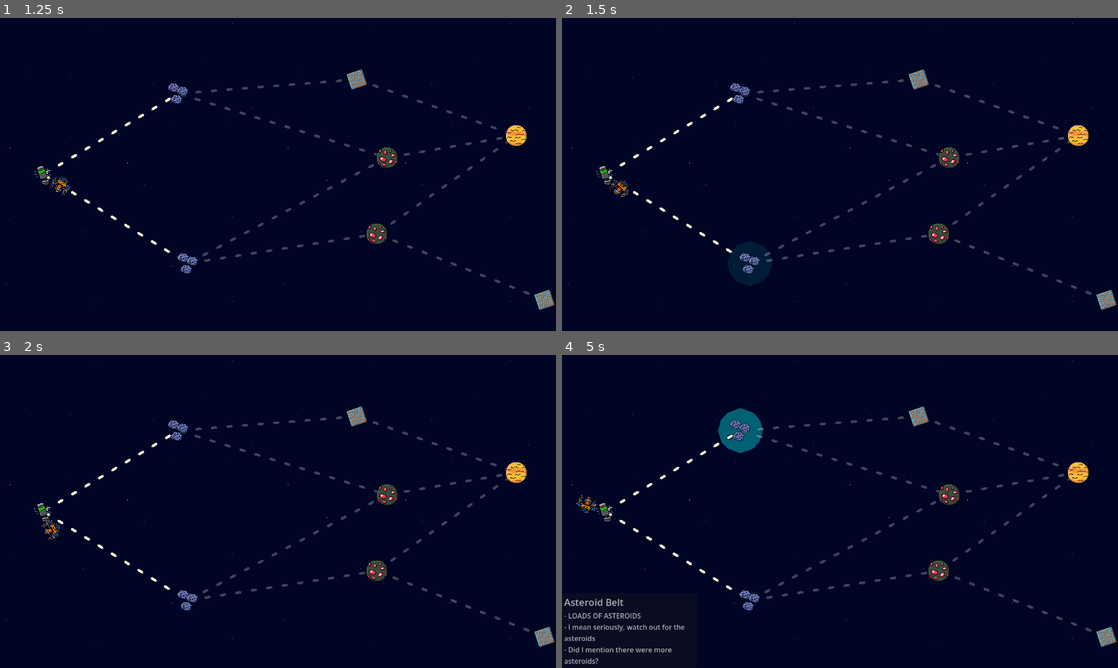
Above: before the commit, frames 1-4 (two rows, left to right).
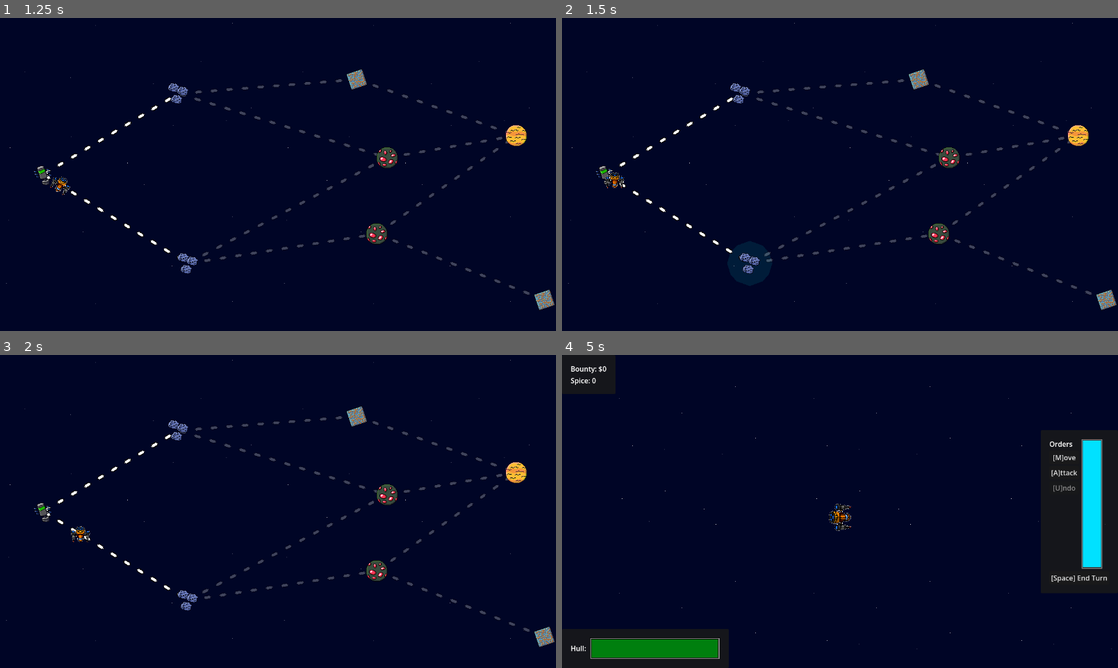
Above: after the commit, the same moments.

Repository: Sadathy/Wild-Jam-93
Game: Godot game, scene res://Scenes/main.tscn
Two runs of this game, one before a commit and one after it. Both use one fixed random seed, a clock stepped at 60 frames per second and the inputs below.
Inputs (mouse positions are in pixels of both pictures, inside the frame that each line leads up to):
- Up to frame 1 (1.25 s): click "New Game" at 0.5 s
- Up to frame 2 (1.5 s): drag from (751, 262) to (606, 174) at 1.27 s
- Up to frame 3 (2 s): no input
- Up to frame 4 (5 s): drag from (739, 430) to (606, 511) at 2.02 s; move the mouse to (940, 570) at 2.77 s; tap A (plot_attack) at 2.85 s; click (940, 570) at 2.92 s; drag from (951, 495) to (751, 599) at 3.52 s; drag from (917, 417) to (739, 430) at 4.27 s

Frame 1 is identical in both runs. In frame 2, 0.2% of the frame differs, in the area x 7-12%, y 49-58%; in frame 3, 0.2%; in frame 4, 8.1%, in the area x 0-100%, y 1-99%.

Commit message:
Level select now starts levels
Added basic function for starting levels

Diff:
--- /dev/null
+++ b/wild-jam-93-project/Scenes/Levels/level_select_ship.gd
@@ -0,0 +1,35 @@
+extends Node2D
+
+@onready var pivot_orbiting: Node2D = %PivotOrbiting
+@onready var flying: Sprite2D = %Flying
+
+@export var speed: float = 150
+var target_pos: Vector2 = Vector2.ZERO
+var flying_to_target: bool = false
+
+signal reached_next_stage
+
+func _ready() -> void:
+	return
+
+func show_orbit() -> void:
+	pivot_orbiting.show()
+	flying.hide()
+
+func show_flying() -> void:
+	pivot_orbiting.hide()
+	flying.show()
+
+func set_target(new_target: Vector2) -> void:
+	print("Received new target: ", new_target)
+	target_pos = new_target
+	flying_to_target = true
+	return
+
+func _process(delta: float) -> void:
+	if flying_to_target == false:
+		return
+	position = position.move_toward(target_pos, delta * speed)
+	if position == target_pos:
+		reached_next_stage.emit()
+		show_orbit()
--- a/wild-jam-93-project/Scenes/Levels/level_select_ship.tscn
+++ b/wild-jam-93-project/Scenes/Levels/level_select_ship.tscn
@@ -1,15 +1,24 @@
 [gd_scene format=3 uid="uid://cj2erk75s1vp0"]
 
 [ext_resource type="Script" uid="uid://c1v7gfv2ekviv" path="res://Scenes/Levels/select_ship_pivot.gd" id="1_2n283"]
+[ext_resource type="Script" uid="uid://bfyfql62xhv4k" path="res://Scenes/Levels/level_select_ship.gd" id="1_qirj2"]
 [ext_resource type="Texture2D" uid="uid://de1jnlbbxb7bq" path="res://Assets/Textures/PlayerShip/ship-base.png" id="2_qirj2"]
 
 [node name="LevelSelectShip" type="Node2D" unique_id=1876825202]
 z_index = 2
+script = ExtResource("1_qirj2")
 
-[node name="Pivot" type="Node2D" parent="." unique_id=2099144026]
+[node name="PivotOrbiting" type="Node2D" parent="." unique_id=2099144026]
+unique_name_in_owner = true
 script = ExtResource("1_2n283")
 
-[node name="Sprite2D" type="Sprite2D" parent="Pivot" unique_id=604636701]
+[node name="Sprite2D" type="Sprite2D" parent="PivotOrbiting" unique_id=604636701]
 position = Vector2(46.000015, 0)
 scale = Vector2(0.35, 0.35)
 texture = ExtResource("2_qirj2")
+
+[node name="Flying" type="Sprite2D" parent="." unique_id=259555200]
+unique_name_in_owner = true
+visible = false
+scale = Vector2(0.35, 0.35)
+texture = ExtResource("2_qirj2")
--- a/wild-jam-93-project/Scripts/UI/level_select.gd
+++ b/wild-jam-93-project/Scripts/UI/level_select.gd
@@ -32,48 +32,55 @@
 const TARGET_LINE = preload("uid://c68eu6qksr8n5")
 const LEVEL_SELECT_SHIP = preload("uid://cj2erk75s1vp0")
 
+
 const stage_type_data: Dictionary = {
 	"station": {
 		"art": STATION_ART,
 		"name": "Space Station",
 		"details": "- Spend spice to lower your bounty
 		- Spend spice to repair your hull
-		- Non-combat zone, no chance to get more spice"
+		- Non-combat zone, no chance to get more spice",
+		"level": Global.LEVEL_GENERIC
 	},
 	"nebula": {
 		"art": NEBULA_ART,
 		"name": "Nebula",
 		"details": "- Small map, you'll get boxed in fast
 		- Less enemies, but also less spice available
-		- No asteroids"
+		- No asteroids",
+		"level": Global.LEVEL_GENERIC
 	},
 	"desert": {
 		"art": DESERT_WORLD_ART,
 		"name": "Desert World",
 		"details": "- Lots of natural spice blooms
 		- Well patrolled by the navy, expect more navy ships
-		- Fewer asteroids"
+		- Fewer asteroids",
+		"level": Global.LEVEL_GENERIC
 	},
 	"cyber": {
 		"art": CYBER_WORLD_ART,
 		"name": "Cyber World",
 		"details": "- Expect lots of snipers defending their home
 		- Extra cargo ships traverse this industrialised area
-		- Good rewards, but you'll build a bounty fast"
+		- Good rewards, but you'll build a bounty fast",
+		"level": Global.LEVEL_GENERIC
 	},
 	"asteroid": {
 		"art": ASTEROID_FIELD_ART,
 		"name": "Asteroid Belt",
 		"details": "- LOADS OF ASTEROIDS
 		- I mean seriously, watch out for the asteroids
-		- Did I mention there were more asteroids?"
+		- Did I mention there were more asteroids?",
+		"level": Global.LEVEL_GENERIC
 	},
 	"alien": {
 		"art": ALIEN_WORLD_ART,
 		"name": "Alien World",
 		"details": "- Expect more spinners here, defending their home
 		- The navy is reluctant to patrol, lowering the relevance of your bounty
-		- Cargo ships are also reluctant, you'll be getting your spice from combat"
+		- Cargo ships are also reluctant, you'll be getting your spice from combat",
+		"level": Global.LEVEL_GENERIC
 	}
 }
 
@@ -123,6 +130,13 @@
 
 func start_stage(stage_id) -> void:
 	print("Attempted to start stage id: ", stage_id)
+	selector.show_flying()
+	print("passing position: ", stages[stage_id]["position"])
+	selector.set_target(stages[stage_id]["position"])
+	await selector.reached_next_stage
+	print("Reached the next stage")
+	hide()
+	Global.new_level(stage_type_data[stages[stage_id]["type"]]["level"])
 
 func make_constellation() -> void:
 	# Generate a constellation of levels
--- a/wild-jam-93-project/project.godot
+++ b/wild-jam-93-project/project.godot
@@ -28,7 +28,6 @@
 
 window/size/viewport_width=1280
 window/size/viewport_height=720
-window/size/mode=3
 window/stretch/mode="viewport"
 
 [file_customization]
Not shown, added: wild-jam-93-project/Scenes/Levels/level_select_ship.gd.uid
